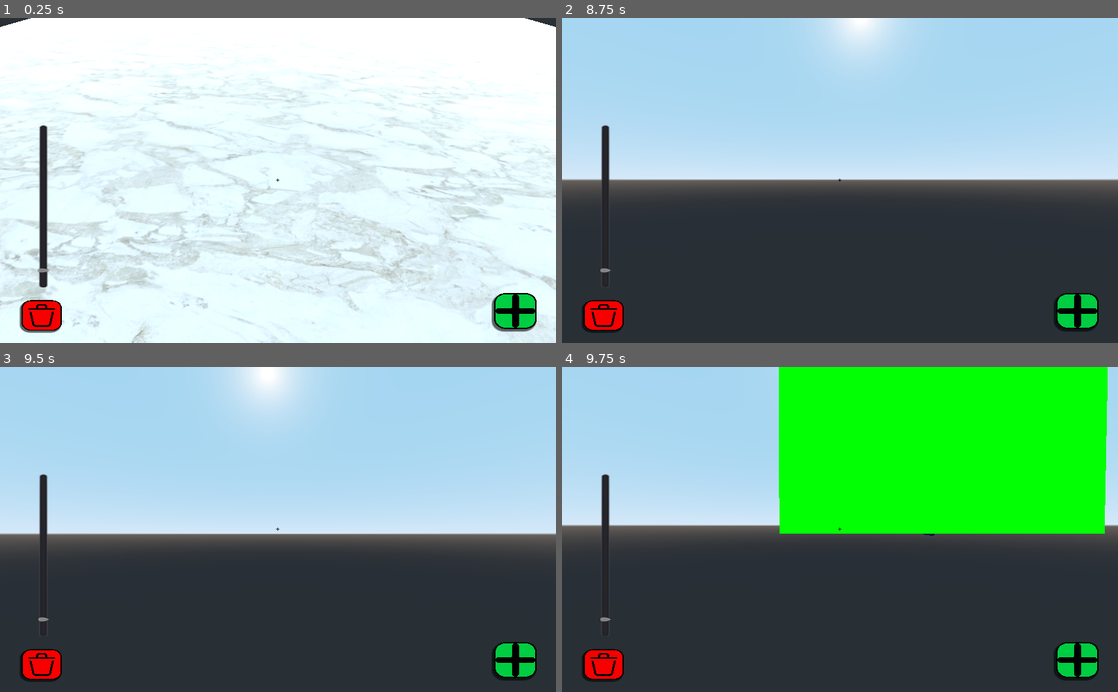
Above: before the commit, frames 1-4 (two rows, left to right).
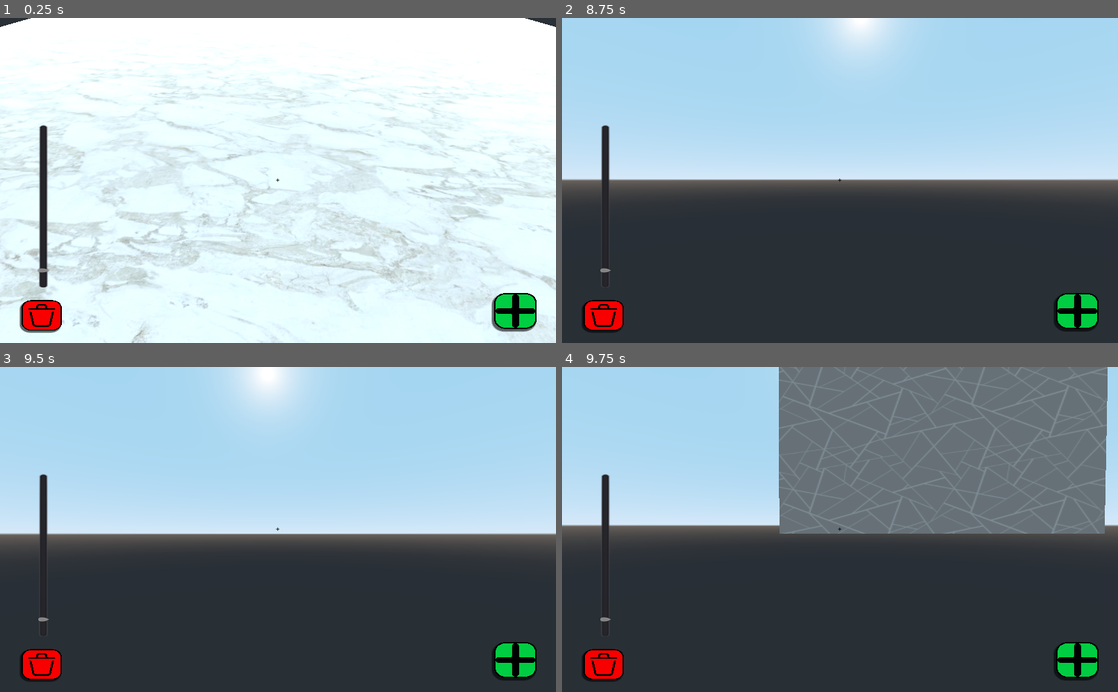
Above: after the commit, the same moments.

Repository: Danydev018/House_Estructure_Generator
Game: Godot game, scene res://Scenes/Main.tscn
Two runs of this game, one before a commit and one after it. Both use one fixed random seed, a clock stepped at 60 frames per second and the inputs below.
Inputs (mouse positions are in pixels of both pictures, inside the frame that each line leads up to):
- Up to frame 1 (0.25 s): no input
- Up to frame 2 (8.75 s): click (1079, 310) at 0.5 s; tap Enter at 1.25, 8 s; move the mouse to (867, 180) at 1.27 s; hold Up (ui_up) 1.28-6.53 s; click (867, 180) at 1.42 s; move the mouse to (812, 180) at 2.02 s; click (812, 180) at 2.17 s; move the mouse to (851, 174) at 2.77 s; click (851, 174) at 2.92 s; move the mouse to (834, 187) at 3.52 s; click (834, 187) at 3.67 s; move the mouse to (878, 183) at 4.27 s; click (878, 183) at 4.42 s; move the mouse to (795, 177) at 5.02 s; click (795, 177) at 5.17 s; move the mouse to (845, 180) at 5.77 s; click (845, 180) at 5.92 s; tap Space at 6.5 s; move the mouse to (817, 174) at 6.52 s; hold Right (ui_right) 6.53-7.28 s; click (817, 174) at 6.67 s; move the mouse to (867, 180) at 7.27 s; hold Up (ui_up) from 7.28 s (still down); click (867, 180) at 7.42 s; move the mouse to (812, 180) at 8.02 s; click (812, 180) at 8.17 s
- Up to frame 3 (9.5 s): keep holding Up (ui_up); move the mouse to (289, 523) at 8.77 s; click (289, 523) at 8.92 s
- Up to frame 4 (9.75 s): tap Space at 9.5 s; move the mouse to (834, 536) at 9.52 s; release Up (ui_up) at 9.53 s; hold Left (ui_left) from 9.53 s (still down); click (834, 536) at 9.67 s

Frames 1-3 are identical in both runs. In frame 4, 30% of the frame differs, in the area x 39-99%, y 0-52%.

Commit message:
raycast sigue al touch correctamente

Diff:
--- a/Scripts/Main.gd
+++ b/Scripts/Main.gd
@@ -50,7 +50,7 @@
 	if event is InputEventMouseButton:
 		if event.button_index == BUTTON_LEFT:
 			if event.pressed:
-				handle_left_click()
+				handle_left_click(event.position)  # Pasar posición del touch
 			else:
 				if is_dragging:
 					finish_drag()
@@ -65,36 +65,55 @@
 
 	elif event is InputEventMouseMotion:
 		if is_dragging:
-			update_drag_position()
-
-func handle_left_click():
+			update_drag_position(event.position)  # También pasar posición para drag
+
+func handle_left_click(touch_position = null):
+	var camera = $Camera
 	var raycast = $Camera/RayCast
-	if raycast.is_colliding():
-		var collider = raycast.get_collider()
-		var current_time = OS.get_ticks_msec() / 1000.0
-
-		# Handles de rotación
-		if collider.name.begins_with("HandleZ") or (collider.get_parent() and collider.get_parent().name.begins_with("HandleZ")):
-			var handle_node = collider if collider.name.begins_with("HandleZ") else collider.get_parent()
-			start_rotation(handle_node.name)
-			return
-
-		elif collider.get_parent().has_method("is_block"):
-			var block = collider.get_parent()
-			if selected_block == block:
-				# Verificar doble clic
-				if last_clicked_block == block and (current_time - last_click_time) < double_click_threshold:
-					deselect_block()
-				else:
-					start_drag(raycast.get_collision_point())
+
+	# Si se proporciona posición de touch, usar raycast desde esa posición
+	if touch_position != null:
+		var from = camera.project_ray_origin(touch_position)
+		var to = from + camera.project_ray_normal(touch_position) * 100
+
+		var space_state = get_world().direct_space_state
+		var result = space_state.intersect_ray(from, to)
+
+		if result:
+			var collider = result.collider
+			var collision_point = result.position
+			process_collision(collider, collision_point)
+		# Si no hay colisión, no hacer nada (permitir movimiento de cámara)
+	else:
+		# Usar el raycast tradicional del crosshair
+		if raycast.is_colliding():
+			var collider = raycast.get_collider()
+			var collision_point = raycast.get_collision_point()
+			process_collision(collider, collision_point)
+
+func process_collision(collider, collision_point):
+	var current_time = OS.get_ticks_msec() / 1000.0
+
+	# Handles de rotación
+	if collider.name.begins_with("HandleZ") or (collider.get_parent() and collider.get_parent().name.begins_with("HandleZ")):
+		var handle_node = collider if collider.name.begins_with("HandleZ") else collider.get_parent()
+		start_rotation(handle_node.name)
+		return
+
+	elif collider.get_parent().has_method("is_block"):
+		var block = collider.get_parent()
+		if selected_block == block:
+			# Verificar doble clic
+			if last_clicked_block == block and (current_time - last_click_time) < double_click_threshold:
+				deselect_block()
 			else:
-				select_block(block)
-
-			# Actualizar variables de doble clic
-			last_clicked_block = block
-			last_click_time = current_time
-#		else:
-#			place_new_block(raycast.get_collision_point())
+				start_drag(collision_point)
+		else:
+			select_block(block)
+
+		# Actualizar variables de doble clic
+		last_clicked_block = block
+		last_click_time = current_time
 
 # FUNCIONES PARA SELECCIONAR BLOQUE
 func select_block(block):
@@ -212,13 +231,26 @@
 	var mesh_instance = selected_block.get_node("StaticBody/MeshInstance")
 	mesh_instance.material_override = drag_material
 
-func update_drag_position():
-	var raycast = $Camera/RayCast
-	if raycast.is_colliding():
-		var new_position = raycast.get_collision_point().snapped(Vector3.ONE) + drag_offset
-		# Asegurar que el cubo no se entierre
-		new_position.y = max(new_position.y, 0)  # Mínimo Y = 0.5
-		selected_block.translation = new_position
+func update_drag_position(touch_position = null):
+	if touch_position != null:
+		var camera = $Camera
+		var from = camera.project_ray_origin(touch_position)
+		var to = from + camera.project_ray_normal(touch_position) * 100
+
+		var space_state = get_world().direct_space_state
+		var result = space_state.intersect_ray(from, to)
+
+		if result:
+			var new_position = result.position.snapped(Vector3.ONE) + drag_offset
+			new_position.y = max(new_position.y, 0)
+			selected_block.translation = new_position
+	else:
+		# Usar raycast tradicional como fallback
+		var raycast = $Camera/RayCast
+		if raycast.is_colliding():
+			var new_position = raycast.get_collision_point().snapped(Vector3.ONE) + drag_offset
+			new_position.y = max(new_position.y, 0)
+			selected_block.translation = new_position
 
 func finish_drag():
 	is_dragging = false
